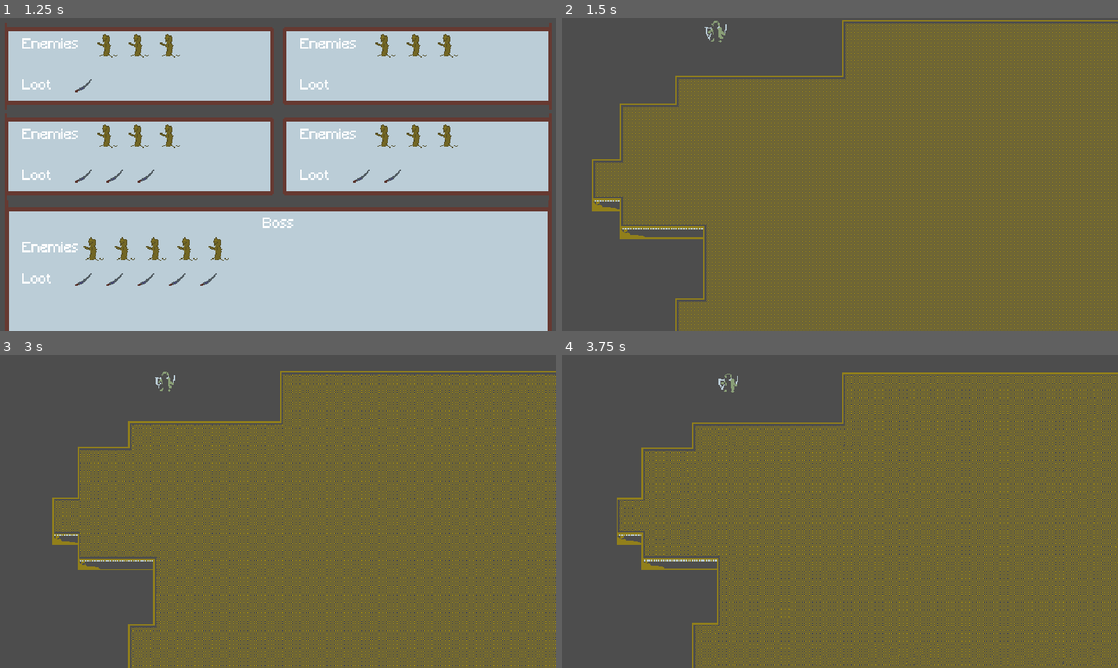
Above: before the commit, frames 1-4 (two rows, left to right).
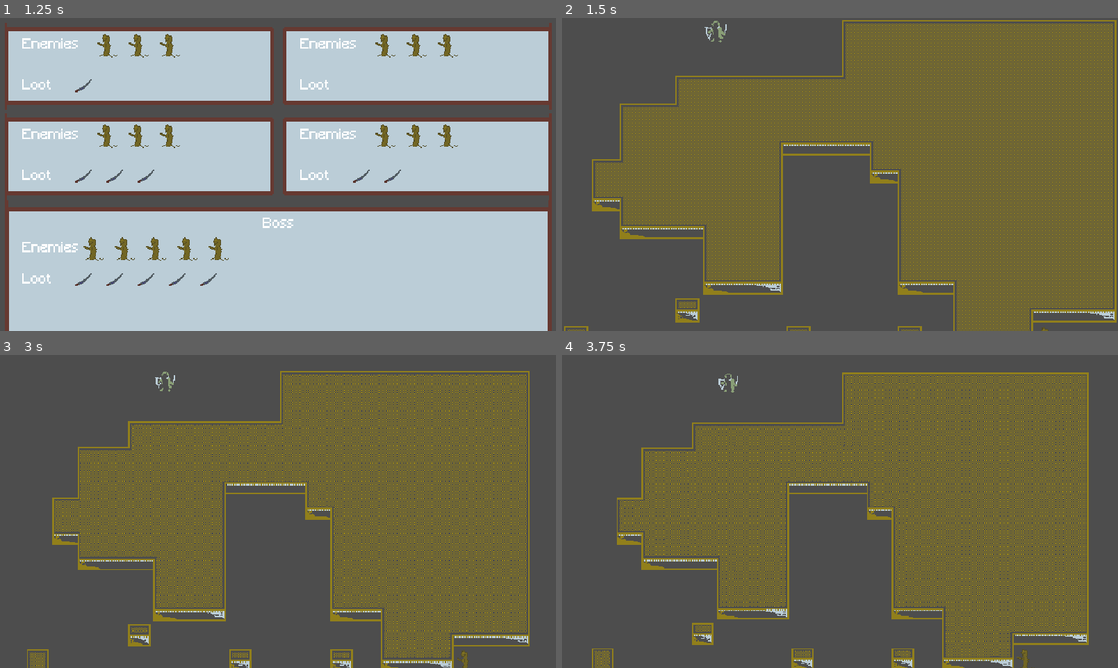
Above: after the commit, the same moments.

Repository: HartThomas/grid-based-card-fighter
Game: Godot game, scene res://ui/main_menu/main_menu.tscn
Same seed, same stepped clock (60 frames per second), same inputs: the game is played once before the commit and once after it.
Inputs (mouse positions are in pixels of both pictures, inside the frame that each line leads up to):
- Up to frame 1 (1.25 s): click (289, 133) at 0.5 s
- Up to frame 2 (1.5 s): tap Enter at 1.25 s; drag from (701, 64) to (895, 105) at 1.27 s
- Up to frame 3 (3 s): tap Space at 2 s; drag from (166, 527) to (250, 574) at 2.02 s; tap Enter at 2.75 s; move the mouse to (333, 442) at 2.77 s; tap Mouse wheel down (camera_zoom_out) at 2.85 s; click (333, 442) at 2.92 s
- Up to frame 4 (3.75 s): tap Space at 3.5 s; drag from (812, 574) to (673, 464) at 3.52 s

Frame 1 is identical in both runs. In frame 2, 9.9% of the frame differs, in the area x 0-100%, y 0-100%; in frame 3, 12%; in frame 4, 12%, in the area x 5-100%, y 5-100%.

Commit message:
Add enemy attack

Diff:
--- a/entities/animated_sprite/animated_sprite.gd
+++ b/entities/animated_sprite/animated_sprite.gd
@@ -15,7 +15,7 @@
 	var data = load(string) as Entity
 	var anim = data.animations[animation_name] as SpriteAnimation
 	frames = anim.to_sprite_frames()
-	animation_finished.connect(anim.on_animation_end)
+	#animation_finished.connect(anim.on_animation_end)
 	sprite_frames = frames
 	animation = '%s_%s' % [sprite_name, animation_name]
 	play(animation)
--- a/entities/animated_sprite/sprite_animation/sprite_animation.gd
+++ b/entities/animated_sprite/sprite_animation/sprite_animation.gd
@@ -26,4 +26,4 @@
 	return frames
 
 func on_animation_end():
-	pass
+	print('end')
--- a/entities/enemies/bogman/animations/attack.tres
+++ b/entities/enemies/bogman/animations/attack.tres
@@ -12,6 +12,6 @@
 rows = 1
 used_columns = 3
 time_per_frame = Array[float]([0.6, 0.4, 0.2])
-loop = true
+loop = false
 despawn = false
 metadata/_custom_type_script = "uid://dh54dujmf3tr5"
--- a/entities/enemies/bogman/bogman.tres
+++ b/entities/enemies/bogman/bogman.tres
@@ -9,6 +9,7 @@
 script = ExtResource("1_m8qr4")
 health = 10
 speed = 1.0
+attack_damage = 5
 name = "bogman"
 animations = Dictionary[String, ExtResource("1_x5gnc")]({
 "attack": ExtResource("3_452km"),
--- a/entities/enemies/enemy.gd
+++ b/entities/enemies/enemy.gd
@@ -21,9 +21,10 @@
 
 func _ready() -> void:
 	if !data:
-		var new_enemy = Enemy.new()
+		var new_enemy = load('res://entities/enemies/bogman/bogman.tres') as Enemy
 		data = new_enemy
 	request_new_path()
+
 
 func take_damage(amount: int) -> void:
 	data.take_damage(amount)
@@ -36,6 +37,15 @@
 			if recalc_path_timer >= 0.5: # recalc path twice every second
 				recalc_path_timer = 0.0
 				request_new_path()
+			if path.size() > 0 and not CooldownManager.is_on_cooldown(self, "move"):
+				var next_tile = path[0]
+				if next_tile:
+					var moved = get_parent().move_enemy(self, current_position, next_tile)
+					if moved:
+						path.pop_front()
+				# Start cooldown for movement
+				var move_delay = 1.0 / move_speed
+				CooldownManager.start_cooldown(self, "move", move_delay)
 			if distance_to_player < 64 and not CooldownManager.is_on_cooldown(self, 'attack'):
 				set_state(States.ATTACK)
 		States.ATTACK:
@@ -44,19 +54,8 @@
 		States.IDLE:
 			if distance_to_player < 200:
 				set_state(States.AGGRO)
-	if path.size() > 0 and not CooldownManager.is_on_cooldown(self, "move"):
-		var next_tile = path[0]
-		if next_tile:
-			var moved = get_parent().move_enemy(self, current_position, next_tile)
-			if moved:
-				path.pop_front()
-		# Start cooldown for movement
-		var move_delay = 1.0 / move_speed
-		CooldownManager.start_cooldown(self, "move", move_delay)
 	recalc_path_timer += delta
-	if recalc_path_timer >= 0.5: # recalc path twice every second
-		recalc_path_timer = 0.0
-		request_new_path()
+
 
 func request_new_path()->void:
 	var req = EnemyPathingRequest.new()
@@ -84,13 +83,13 @@
 		States.ATTACK:
 			animated_sprite.animation_name = "attack"
 			animated_sprite.setup()
+			setup()
 			CooldownManager.start_cooldown(self, 'attack', 1.0)
 
-func setup():
-	#super.setup()
+func setup() -> void:
 	if state == States.ATTACK:
 		animated_sprite.animation_finished.connect(post_attack_idle)
 
 func post_attack_idle() :
-	get_parent().enemy_attack(animated_sprite.sprite_data, position)
+	get_parent().enemy_attack(data, position)
 	set_state(States.AGGRO)
--- a/entities/enemies/enemy_data.gd
+++ b/entities/enemies/enemy_data.gd
@@ -4,6 +4,10 @@
 
 @export var health : int
 @export var speed : float
+@export var attack_damage : int
 
 func take_damage(amount:int)->void:
 	health -= amount
+
+func attack() ->int:
+	return attack_damage
--- a/entities/player/player.gd
+++ b/entities/player/player.gd
@@ -7,5 +7,5 @@
 
 func _ready() -> void:
 	if !data:
-		var new_player = PlayerData.new()
+		var new_player = load('res://entities/player/player.tres') as PlayerData
 		data = new_player
--- a/entities/player/player_data.gd
+++ b/entities/player/player_data.gd
@@ -8,7 +8,7 @@
 
 func take_damage(amount: int) -> void:
 	health -= amount
-	if health < 0:
+	if health <= 0:
 		die()
 
 func die() -> void:
--- a/gameplay/level/level.gd
+++ b/gameplay/level/level.gd
@@ -53,6 +53,7 @@
 		var enemy_pos : Vector2i = spawn_cells[i]
 		enemy_scene.position = enemy_pos * 32
 		enemy_scene.current_position = enemy_pos
+		enemy_scene.data = enemies[i]
 		add_child(enemy_scene)
 		add_entity_to_tile(enemy_scene.data, enemy_pos)
 
@@ -120,7 +121,6 @@
 
 func can_entity_move_there(target : Vector2i) -> bool:
 	if target.x < 0 or target.x >= data.size.x or target.y < 0 or target.y >= data.size.y:
-		print('trying to move out of bounds')
 		return false
 	var target_tile = level_data[target.y].get_tile(target.x)
 	if target_tile.entity:
@@ -191,3 +191,8 @@
 func _process(delta: float) -> void:
 	reserved_tiles.clear()
 	handle_path_requests()
+
+func enemy_attack(data:Enemy, pos) -> void:
+	if data.has_method('attack'):
+		var damage_to_player = data.attack()
+		instantiated_player_scene.data.take_damage(damage_to_player)
--- a/resources/levels/bosses/boss.tres
+++ b/resources/levels/bosses/boss.tres
@@ -12,4 +12,5 @@
 id = 0
 enemies = Array[ExtResource("1_w2bov")]([ExtResource("2_yjmcn"), ExtResource("2_yjmcn"), ExtResource("2_yjmcn"), ExtResource("2_yjmcn"), ExtResource("2_yjmcn")])
 loot = Array[ExtResource("2_6kpc3")]([ExtResource("4_vdkvk"), ExtResource("4_vdkvk"), ExtResource("4_vdkvk"), ExtResource("4_vdkvk"), ExtResource("4_vdkvk")])
+size = Vector2i(20, 20)
 metadata/_custom_type_script = "uid://btcgyp1kj3n5v"
--- a/resources/levels/campaign/level_1.tres
+++ b/resources/levels/campaign/level_1.tres
@@ -13,7 +13,7 @@
 id = 0
 enemies = Array[ExtResource("1_4koy8")]([ExtResource("5_cplwe"), ExtResource("5_cplwe"), ExtResource("5_cplwe")])
 loot = Array[ExtResource("2_k4k5y")]([ExtResource("6_yj7ko")])
-size = Vector2i(50, 50)
+size = Vector2i(20, 20)
 metadata/_custom_type_script = "uid://437mvmy1oit2"
 
 [sub_resource type="Resource" id="Resource_a3dlp"]
@@ -26,7 +26,7 @@
 id = 0
 enemies = Array[ExtResource("1_4koy8")]([ExtResource("5_cplwe"), ExtResource("5_cplwe"), ExtResource("5_cplwe")])
 loot = Array[ExtResource("2_k4k5y")]([SubResource("Resource_a3dlp")])
-size = Vector2i(50, 50)
+size = Vector2i(20, 20)
 metadata/_custom_type_script = "uid://437mvmy1oit2"
 
 [sub_resource type="Resource" id="Resource_3jr22"]
@@ -34,7 +34,7 @@
 id = 0
 enemies = Array[ExtResource("1_4koy8")]([ExtResource("5_cplwe"), ExtResource("5_cplwe"), ExtResource("5_cplwe")])
 loot = Array[ExtResource("2_k4k5y")]([ExtResource("6_yj7ko"), ExtResource("6_yj7ko"), ExtResource("6_yj7ko")])
-size = Vector2i(50, 50)
+size = Vector2i(20, 20)
 metadata/_custom_type_script = "uid://437mvmy1oit2"
 
 [sub_resource type="Resource" id="Resource_2tymr"]
@@ -42,7 +42,7 @@
 id = 0
 enemies = Array[ExtResource("1_4koy8")]([ExtResource("5_cplwe"), ExtResource("5_cplwe"), ExtResource("5_cplwe")])
 loot = Array[ExtResource("2_k4k5y")]([ExtResource("6_yj7ko"), ExtResource("6_yj7ko")])
-size = Vector2i(50, 50)
+size = Vector2i(20, 20)
 metadata/_custom_type_script = "uid://437mvmy1oit2"
 
 [resource]
--- a/resources/levels/option_data.gd
+++ b/resources/levels/option_data.gd
@@ -5,4 +5,4 @@
 @export var id : int
 @export var enemies : Array[Enemy]
 @export var loot : Array[Loot]
-@export var size : Vector2i = Vector2i(50,50)
+@export var size : Vector2i = Vector2i(20,20)
--- a/systems/level_generator/level_generator.gd
+++ b/systems/level_generator/level_generator.gd
@@ -5,7 +5,7 @@
 var free_cells : Array[Vector2i] = []
 
 func generate_level(size : Vector2i = Vector2i(50,50)) -> Array[Row]:
-
+	print('size: ', size)
 	var level_data = create_empty_level(size.y,size.x)
 	create_path([Vector2i(5,0), Vector2i(size.x - 6, size.y -1)],level_data, size)
 	return level_data
